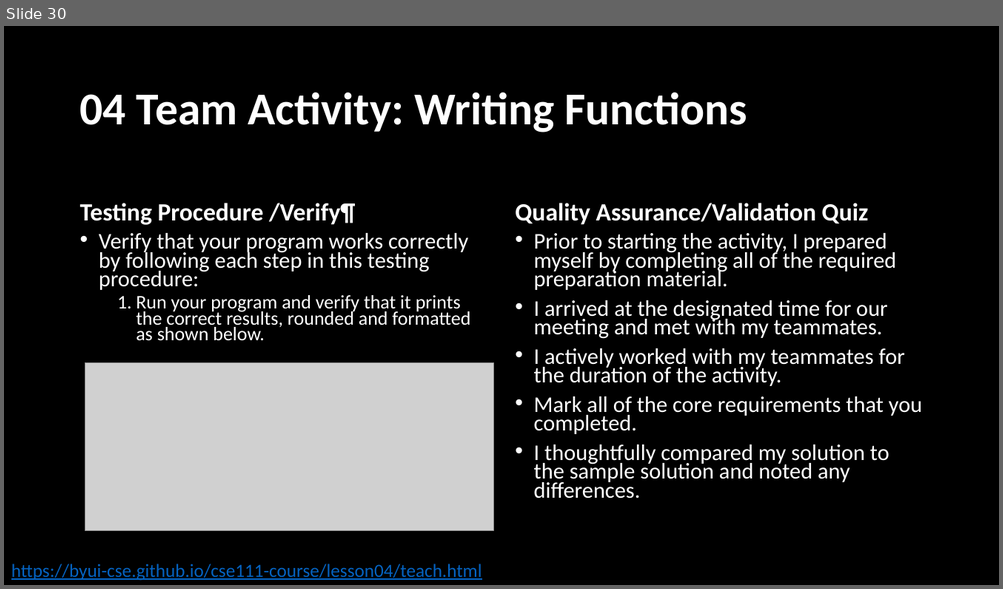
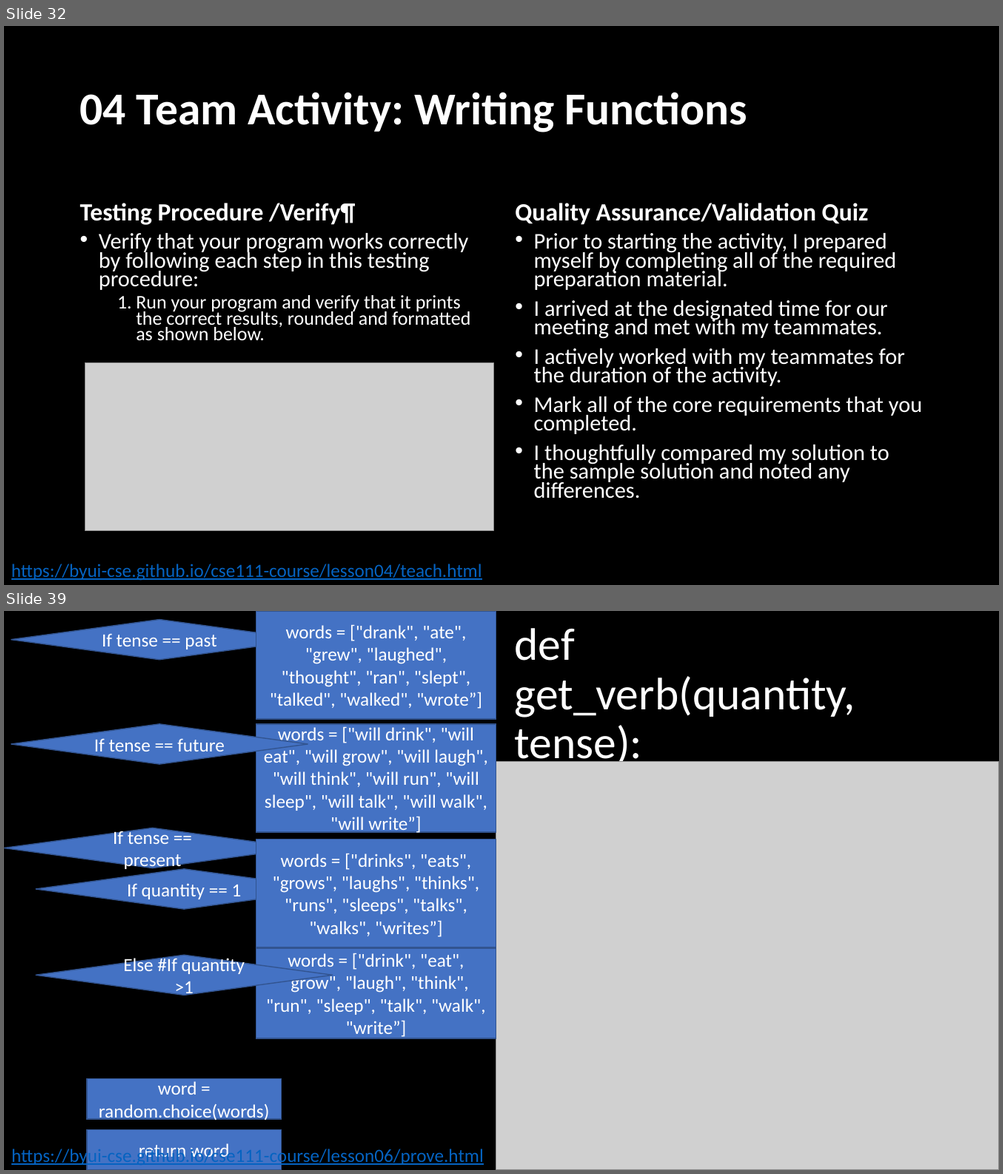
Before and after one commit to BroClements/CSE111ProgwFunctions, a slide deck: CSE111W04_FunctionDetails.pptx. Shown one above the other, each under a label of ours: slide 30 before the commit, slides 32 and 39 after it; the slides between them are not shown. The pictures are 1003x589 and 1003x1174 pixels, drawn with LibreOffice and Linux fonts; fonts in the diff are those of the drawing; grey boxes stand for pictures. Boxes give left, top, right and bottom in pixels: in the first picture for what was removed or moved away, otherwise in the second. Text is boxed around its words. In the diff, an @@ line names an element or a change of style, - is before the commit and + after.

```diff
--- a/CSE111W04_FunctionDetails.pptx
+++ b/CSE111W04_FunctionDetails.pptx
@@ slide 39 added at [4, 611, 999, 1170], background #000000 @@
@@ diamond added at [11, 619, 307, 660], fill #4472C4, outline #325491 1 pt, 18 pt, text #FFFFFF @@
+If tense == past
@@ rectangle added at [256, 611, 495, 719], fill #4472C4, outline #325491 1 pt, 18 pt, text #FFFFFF @@
+words = ["drank", "ate", "grew", "laughed", "thought", "ran", "slept", "talked", "walked", "wrote”]
@@ title added at [515, 628, 855, 769], 44 pt, text #FFFFFF @@
+def get_verb(quantity, tense):
@@ diamond added at [11, 724, 307, 765], fill #4472C4, outline #325491 1 pt, 18 pt, text #FFFFFF @@
+If tense == future
@@ rectangle added at [256, 724, 495, 832], fill #4472C4, outline #325491 1 pt, 18 pt, text #FFFFFF @@
+words = ["will drink", "will eat", "will grow", "will laugh", "will think", "will run", "will sleep", "will talk", "will walk", "will write”]
@@ picture added at [495, 762, 999, 1170] @@
@@ diamond added at [4, 828, 301, 869], fill #4472C4, outline #325491 1 pt, 18 pt, text #FFFFFF @@
+If tense == present
@@ rectangle added at [256, 840, 495, 948], fill #4472C4, outline #325491 1 pt, 18 pt, text #FFFFFF @@
+words = ["drinks", "eats", "grows", "laughs", "thinks", "runs", "sleeps", "talks", "walks", "writes”]
@@ diamond added at [35, 869, 333, 909], fill #4472C4, outline #325491 1 pt, 18 pt, text #FFFFFF @@
+If quantity == 1
@@ diamond added at [35, 955, 333, 995], fill #4472C4, outline #325491 1 pt, 18 pt, text #FFFFFF @@
+Else #If quantity >1
@@ rectangle added at [256, 948, 495, 1039], fill #4472C4, outline #325491 1 pt, 18 pt, text #FFFFFF @@
+words = ["drink", "eat", "grow", "laugh", "think", "run", "sleep", "talk", "walk", "write”]
@@ rectangle added at [87, 1079, 281, 1120], fill #4472C4, outline #325491 1 pt, 18 pt, text #FFFFFF @@
+word = random.choice(words)
@@ rectangle added at [87, 1130, 281, 1170], fill #4472C4, outline #325491 1 pt, 18 pt, text #FFFFFF @@
+return word
@@ text added at [11, 1147, 484, 1167], 18 pt, text #0563C1, underline @@
+https://byui-cse.github.io/cse111-course/lesson06/prove.html
@@ what was slide 30 is now slide 32 @@
```
Also in this commit, not shown: 2 slides changed, 14 other slides added, 2 slides removed, 2 other files.
